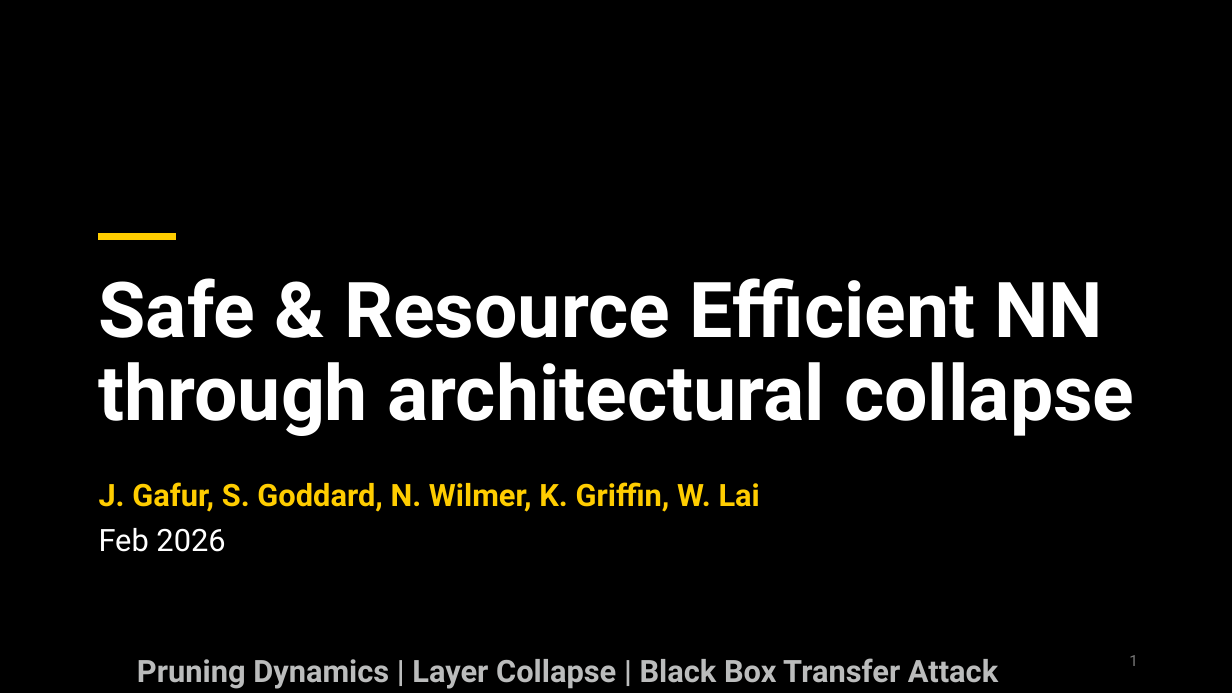
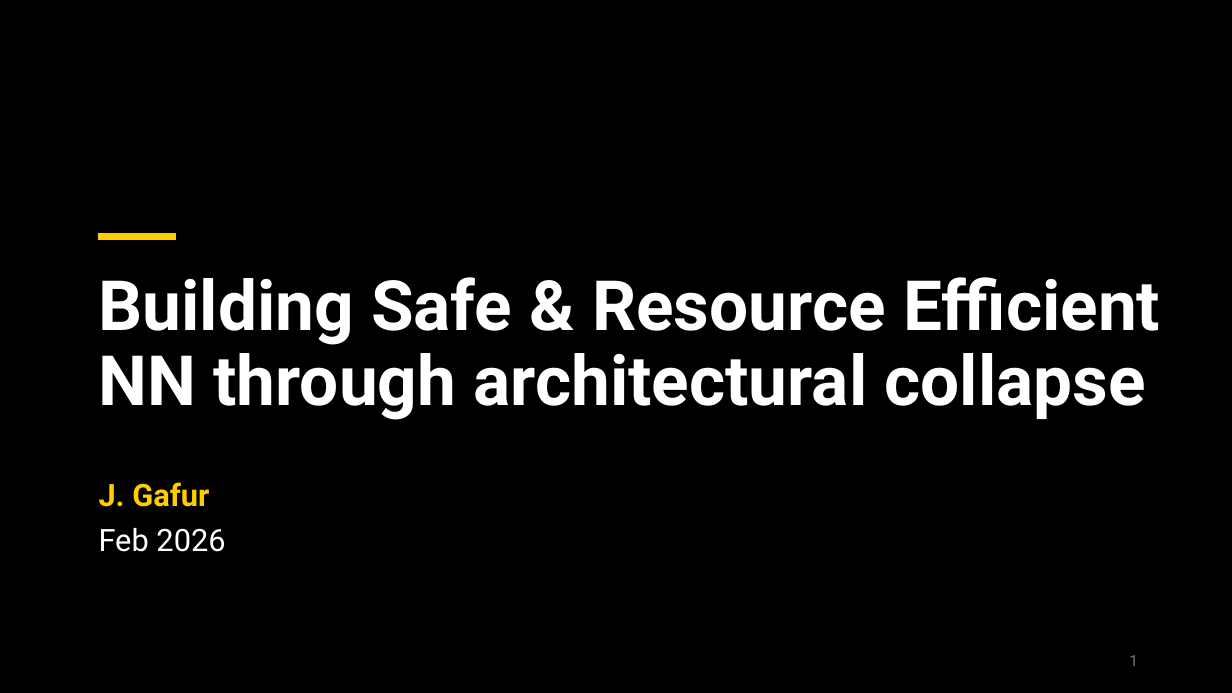
Before and after one commit to jamilgafur/Presentation, a slide deck: slide 1 of Presentation.pptx. Drawn at 1232x693 pixels with LibreOffice and Linux fonts; fonts in the diff are those of the drawing; background and template pictures are left out. Boxes give left, top, right and bottom in pixels: in the first picture for what was removed or moved away, otherwise in the second. Text is boxed around its words. In the diff, an @@ line names an element or a change of style, - is before the commit and + after.

```diff
--- a/Presentation.pptx
+++ b/Presentation.pptx
@@ title at (99, 277, 1160, 420): text changed; size 60 to 54 pt @@
-Safe & Resource Efficient NN through architectural collapse
+Building Safe & Resource Efficient NN through architectural collapse
@@ subtitle at (99, 482, 209, 507): text changed @@
-J. Gafur, S. Goddard, N. Wilmer, K. Griffin, W. Lai
+J. Gafur
@@ text removed at (137, 658, 998, 689) @@
-Pruning Dynamics | Layer Collapse | Black Box Transfer Attack
```
Also in this commit, not shown: 23 other slides changed, 31 slides added, 21 slides removed.
